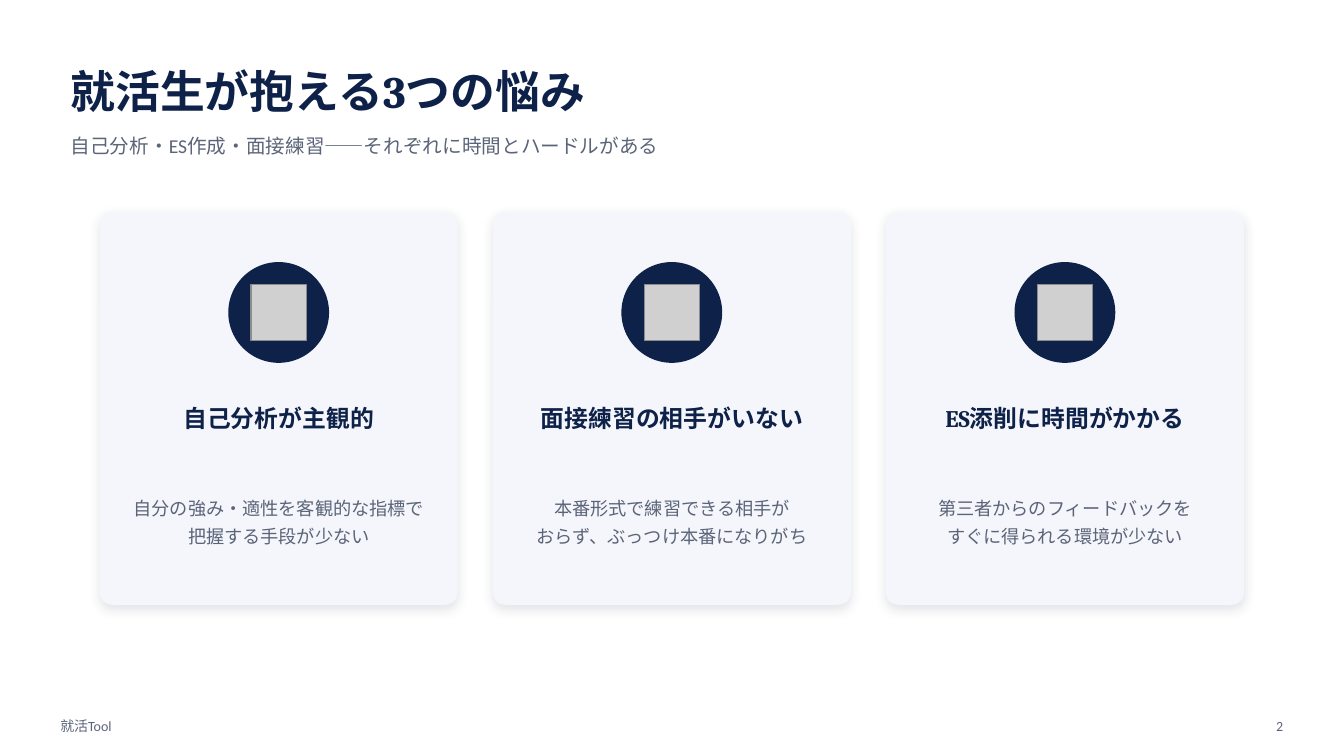
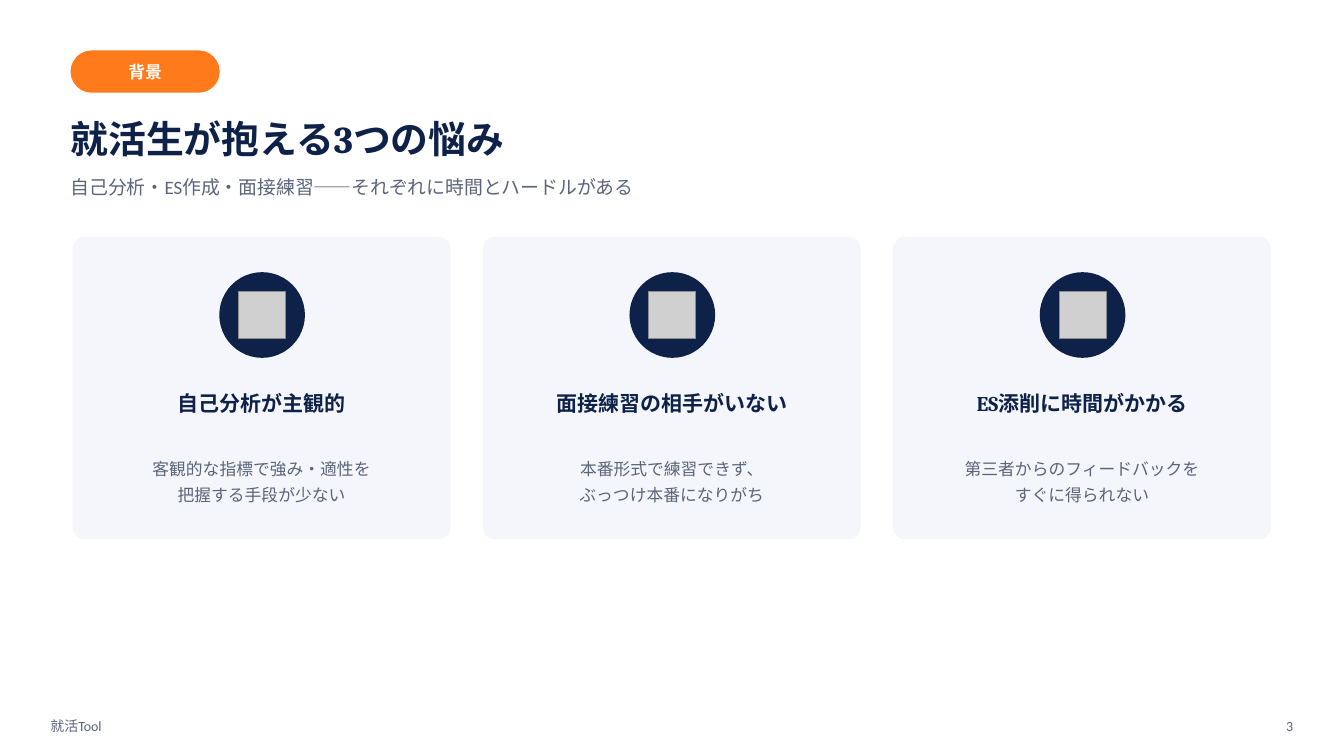
Before and after one commit to Yokochi513/Procson, a slide deck: slide 3 of shuukatsu-app/就活Tool_発表資料.pptx (slide 2 before the commit). Drawn at 1344x756 pixels with LibreOffice and Linux fonts; fonts in the diff are those of the drawing; grey boxes stand for pictures. Boxes give left, top, right and bottom in pixels: in the first picture for what was removed or moved away, otherwise in the second. Text is boxed around its words. In the diff, an @@ line names an element or a change of style, - is before the commit and + after.

```diff
--- a/shuukatsu-app/就活Tool_発表資料.pptx
+++ b/shuukatsu-app/就活Tool_発表資料.pptx
@@ rounded rectangle added at (71, 50, 220, 93), fill #FF7A1A @@
@@ text added at (128, 64, 162, 80), 12 pt, text #FFFFFF, bold @@
+背景
@@ text "就活生が抱える3つの悩み": place and size @@
-text "就活生が抱える3つの悩み" at (71, 69, 586, 112)
+text "就活生が抱える3つの悩み" at (71, 120, 505, 157)
@@ text "就活生が抱える3つの悩み" at (71, 120, 505, 157): size 32 to 27 pt @@
@@ text "自己分析・ES作成・面接練習——それぞれに時間とハードルがある": place and size @@
-text "自己分析・ES作成・面接練習——それぞれに時間とハードルがある" at (71, 136, 659, 155)
+text "自己分析・ES作成・面接練習——それぞれに時間とハードルがある" at (71, 178, 634, 196)
@@ text "自己分析・ES作成・面接練習——それぞれに時間とハードルがある" at (71, 178, 634, 196): size 14 to 13.5 pt @@
@@ rounded rectangle: place and size @@
-rounded rectangle at (100, 212, 458, 605)
+rounded rectangle at (73, 237, 451, 539)
@@ rounded rectangle: place and size @@
-rounded rectangle at (493, 212, 851, 605)
+rounded rectangle at (483, 237, 861, 539)
@@ shadow off; proportions changed in 3 elements at (483, 237, 861, 539), (73, 237, 451, 539), (893, 237, 1271, 539) @@
@@ rounded rectangle: place and size @@
-rounded rectangle at (886, 212, 1244, 605)
+rounded rectangle at (893, 237, 1271, 539)
@@ ellipse: place and size @@
-ellipse at (229, 262, 330, 363)
+ellipse at (219, 272, 304, 358)
@@ picture added at (239, 291, 286, 339) @@
@@ picture removed at (251, 285, 307, 341) @@
@@ ellipse: place and size @@
-ellipse at (622, 262, 723, 363)
+ellipse at (630, 272, 716, 358)
@@ picture: place and size @@
-picture at (644, 285, 700, 341)
+picture at (649, 291, 697, 339)
@@ ellipse: place and size @@
-ellipse at (1014, 262, 1115, 363)
+ellipse at (1040, 272, 1125, 358)
@@ picture: place and size @@
-picture at (1037, 285, 1093, 341)
+picture at (1060, 291, 1107, 339)
@@ text "自己分析が主観的": place and size @@
-text "自己分析が主観的" at (183, 406, 374, 429)
+text "自己分析が主観的" at (178, 393, 346, 413)
@@ text "面接練習の相手がいない": place and size @@
-text "面接練習の相手がいない" at (541, 406, 803, 430)
+text "面接練習の相手がいない" at (556, 393, 787, 413)
@@ size 17 to 15 pt in 3 elements at (556, 393, 787, 413), (178, 393, 346, 413), (977, 393, 1188, 413) @@
@@ text "ES添削に時間がかかる": place and size @@
-text "ES添削に時間がかかる" at (945, 406, 1184, 429)
+text "ES添削に時間がかかる" at (977, 393, 1188, 413)
@@ text "客観的な指標で強み・適性を": place and size @@
-text "客観的な指標で強み・適性を" at (134, 499, 425, 545)
+text "客観的な指標で強み・適性を" at (152, 461, 370, 503)
@@ text "第三者からのフィードバックを": place and size @@
-text "第三者からのフィードバックを" at (938, 500, 1192, 545)
+text "第三者からのフィードバックを" at (965, 461, 1200, 503)
@@ text at (152, 461, 370, 477): text changed; size 13 to 12 pt @@
-自分の強み・適性を客観的な指標で
+客観的な指標で強み・適性を
@@ text at (579, 461, 764, 503): text changed; size 13 to 12 pt @@
-本番形式で練習できる相手が
-おらず、ぶっつけ本番になりがち
+本番形式で練習できず、
+ぶっつけ本番になりがち
@@ text at (965, 461, 1200, 477): size 13 to 12 pt in "第三者からのフィードバックを" @@
@@ text at (178, 487, 346, 503): size 13 to 12 pt in "把握する手段が少ない" @@
@@ text at (1015, 487, 1149, 503): text changed; size 13 to 12 pt @@
-すぐに得られる環境が少ない
+すぐに得られない
@@ text "就活Tool": place and size @@
-text "就活Tool" at (60, 719, 111, 732)
+text "就活Tool" at (50, 719, 101, 732)
@@ text at (1286, 722, 1293, 731): text changed @@
-2
+3
```
Also in this commit, not shown: 1 other slide changed, 9 slides added, 7 slides removed.
